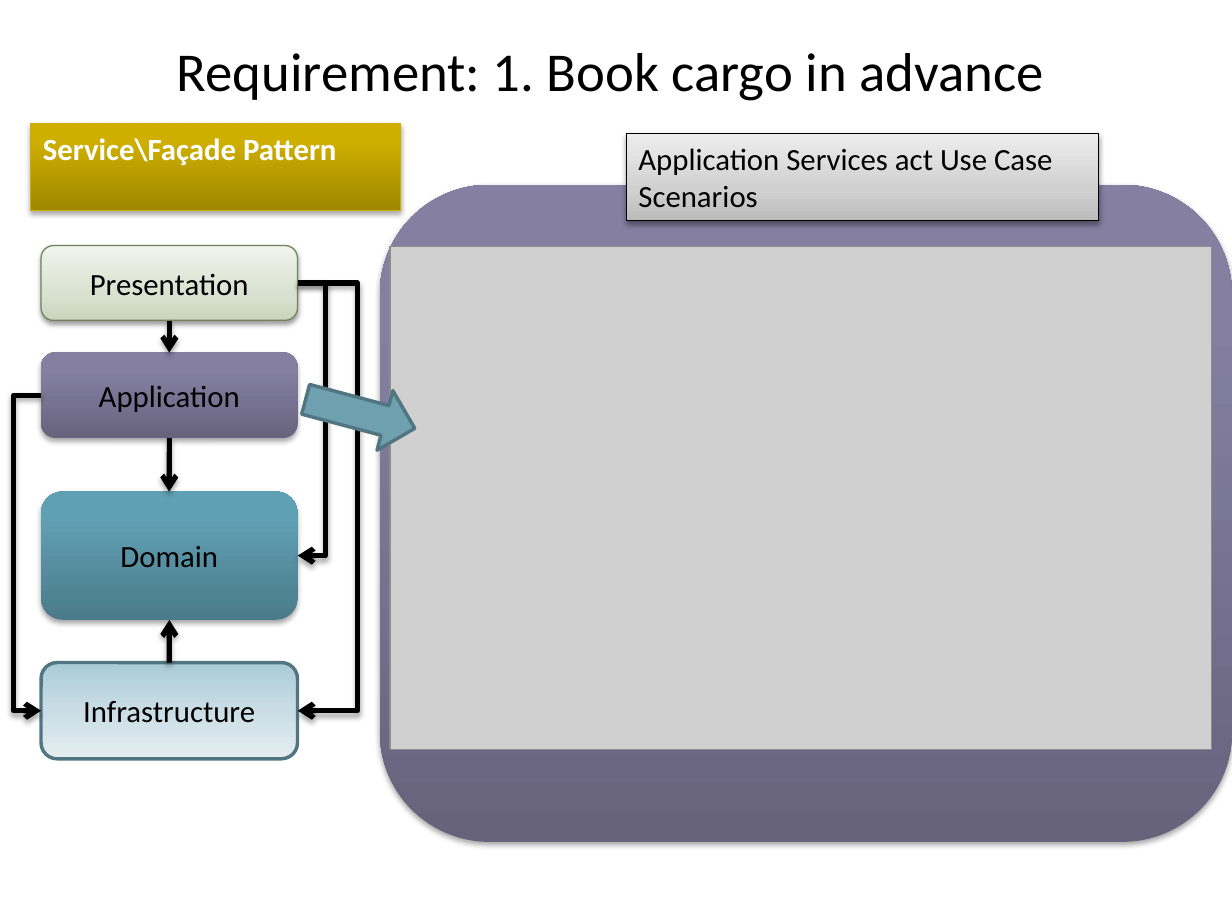
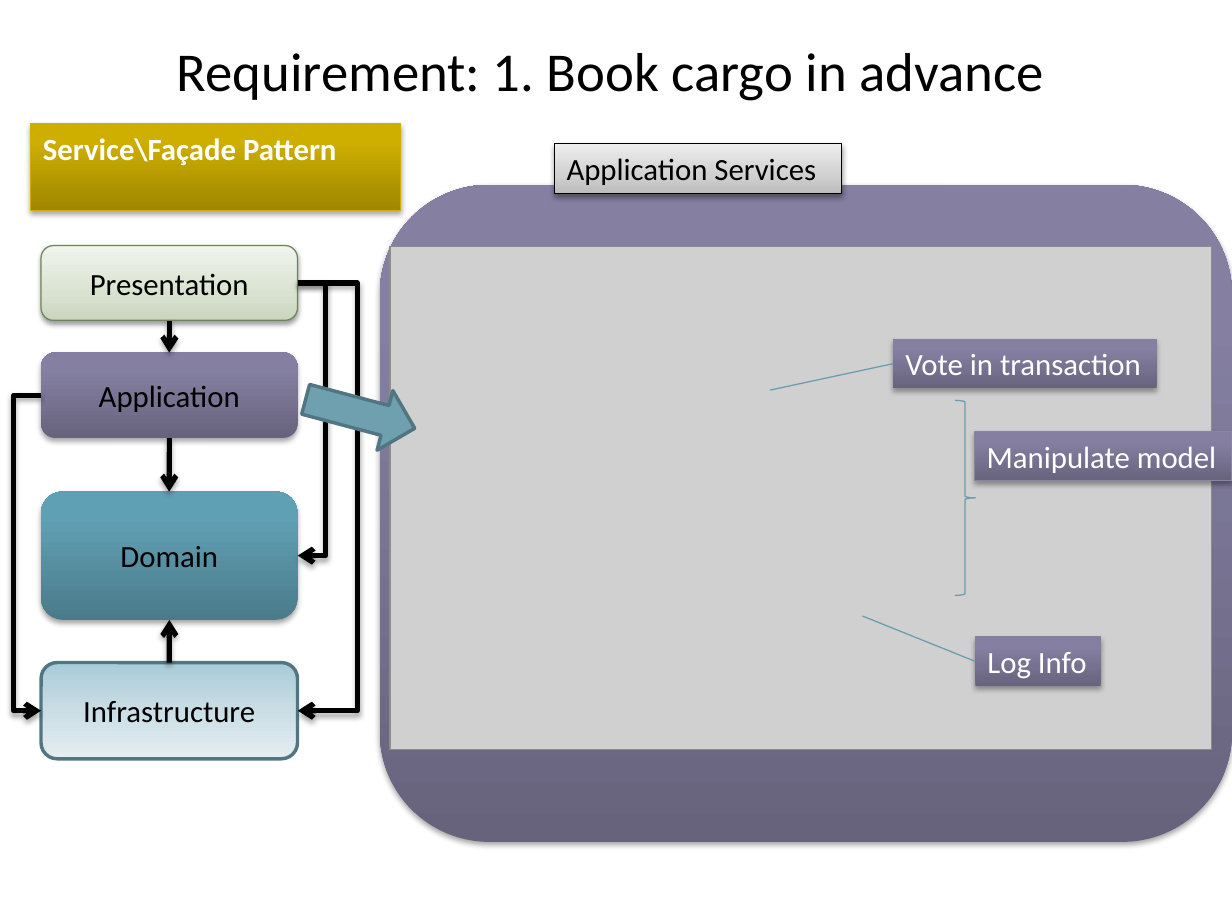
Before and after one commit to arturtv/dddpresentation, a slide deck: slide 46 of Domain-DrivenDesign.A.Trosin.pptx. Drawn at 1232x924 pixels with LibreOffice and Linux fonts; fonts in the diff are those of the drawing; grey boxes stand for pictures. Boxes give left, top, right and bottom in pixels: in the first picture for what was removed or moved away, otherwise in the second. Text is boxed around its words. In the diff, an @@ line names an element or a change of style, - is before the commit and + after.

```diff
--- a/Domain-DrivenDesign.A.Trosin.pptx
+++ b/Domain-DrivenDesign.A.Trosin.pptx
@@ rectangle "Application Services": place and size @@
-rectangle "Application Services" at [626, 133, 1098, 221]
+rectangle "Application Services" at [554, 144, 841, 193]
@@ text in rectangle at [567, 158, 816, 185]: text changed @@
-Application Services act Use Case Scenarios
+Application Services
@@ rectangle added at [893, 339, 1157, 388], fill gradient #67637D to #8681A3 to #8681A4, 18 pt, text #FFFFFF @@
+Vote in transaction
@@ line added from (770, 391) to (893, 363), #6A9DAE 0.75 pt @@
@@ right brace added at [955, 400, 976, 595], outline #6A9DAE 0.75 pt @@
@@ rectangle added at [975, 431, 1232, 480], fill gradient #67637D to #8681A3 to #8681A4, outline #8985A1 0.75 pt, 18 pt, text #FFFFFF @@
+Manipulate model
@@ line added from (862, 616) to (976, 662), #6A9DAE 0.75 pt @@
@@ rectangle added at [976, 637, 1101, 686], fill gradient #67637D to #8681A3 to #8681A4, 18 pt, text #FFFFFF @@
+Log Info
```
Also in this commit, not shown: 5 other slides changed.
